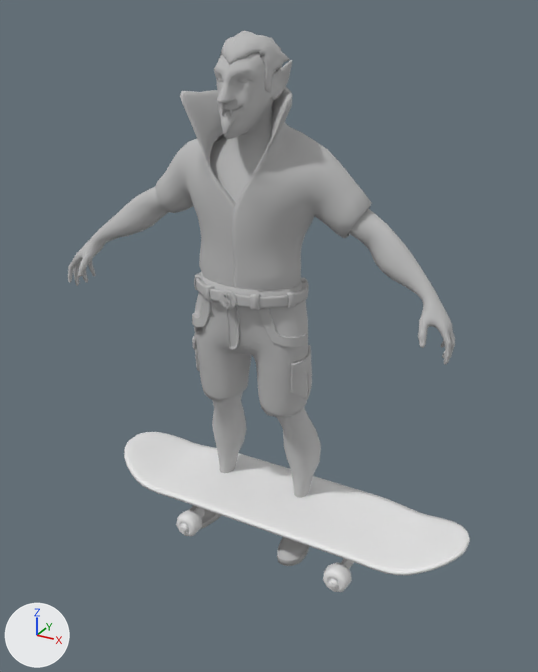
Before and after pictures for a commit that changed the FBX model CryptFlip/Assets/Models/Dracula/Dracula_Idle.fbx.
Camera for both pictures: a 50 mm lens placed at (1.92, -3.41, 2.97), pointed at (0.22, -0.32, 1.42). Every picture has the same lights, and +X, +Y and +Z are marked at lower left.

Names of what the first picture shows: 'Dracula', 'skateBoard'.
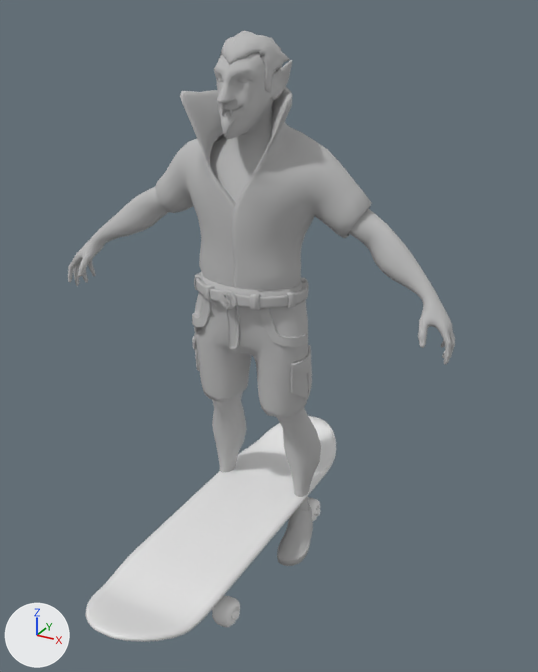
ob_skatehlpr is not drawn itself; it is the parent of ob_skateboard.

Location of each change, [x1, y1, x2, y2] in pixels of the pictures (538 x 672 px):
'skateBoard', moved, turned: before [124, 432, 470, 592]; after [85, 416, 336, 642]

The change, as a list of edits to the scene's bpy script:
```text
Change ob_skatehlpr:
    ob_skatehlpr.location: (0.186, -0.109, 0.258) -> (0.00904, -0.393, 0.258)
    ob_skatehlpr.rotation_euler: (0.0, 0.0, 0.0) -> (0.0, 0.0, -1.571)  # degrees (0, 0, 0) -> degrees (0, 0, -90)
```
